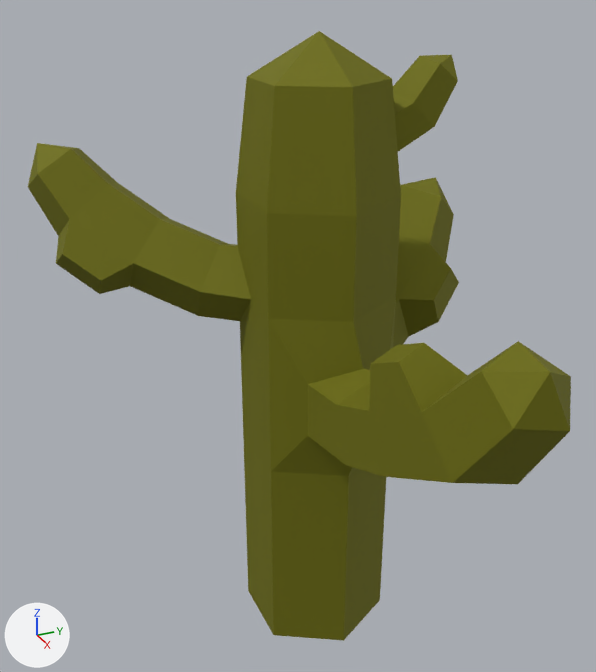
The glTF model public/assets/trp_coral3.glb as it was, and as the next commit left it.
Both versions are drawn from a 50 mm lens placed at (0.28, -0.134, 0.268), pointed at (0.014, -0.014, 0.135). The axes (+X, +Y, +Z) are drawn at lower left. The lights are the same throughout. The older version comes first. Where no turn or scale is listed for an object, it has been applied to the vertices.

The scene before the commit, as lines of its bpy script (objects in view):
```python
me_sm_prop_coral_03 = bpy.data.meshes.new('SM_Prop_Coral_03')
me_sm_prop_coral_03.from_pydata(...)  # 136 vertices, 268 faces; spans x -0.077..0.131, y -0.099..0.088, z -0.01..0.245
me_sm_prop_coral_03.materials.append(mat_explorer_mat20)
ob_sm_prop_coral_03 = bpy.data.objects.new('SM_Prop_Coral_03', me_sm_prop_coral_03)
ob_sm_prop_coral_03.location = (0.0, 0.0, 0.0)
```
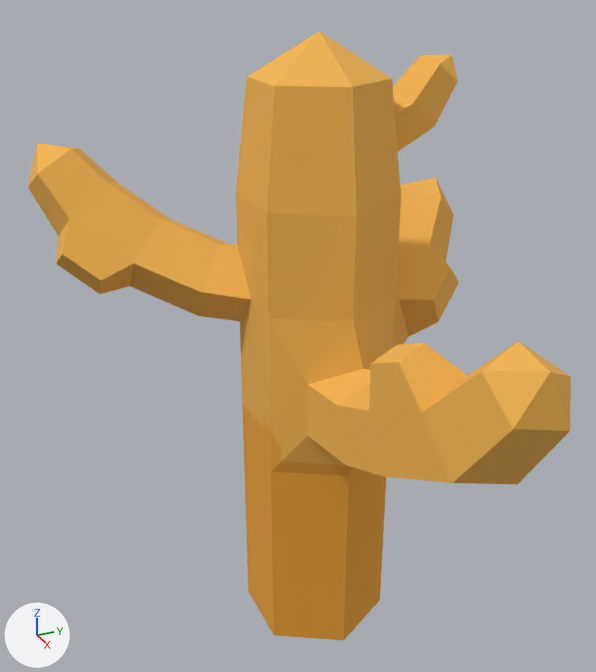
What differs and where, as boxes [x1, y1, x2, y2] in the pictures (596 x 672 px):
'SM_Prop_Coral_03', recoloured (yellow to orange)
    both: [28, 31, 571, 641]

Edits to the bpy script that builds the scene:
```text
Add img_image_0:
    img_image_0 = load_image('Image_0', '_unpacked/Image_0', 1024, 1024, 'sRGB')
Add mat_material_0:
    mat_material_0 = principled_material('Material_0')
    mat_material_0.texture = img_image_0
    mat_material_0.roughness = 1.0
Change me_sm_prop_coral_03:
    where me_sm_prop_coral_03.from_pydata(...)  # 136 vertices, 268 faces; spans x -0.077..0.131, y -0.099..0.088, z -0.01..0.245
    remove me_sm_prop_coral_03.materials.append(mat_explorer_mat20)
    add me_sm_prop_coral_03.materials.append(mat_material_0)  # picture img_image_0
```
